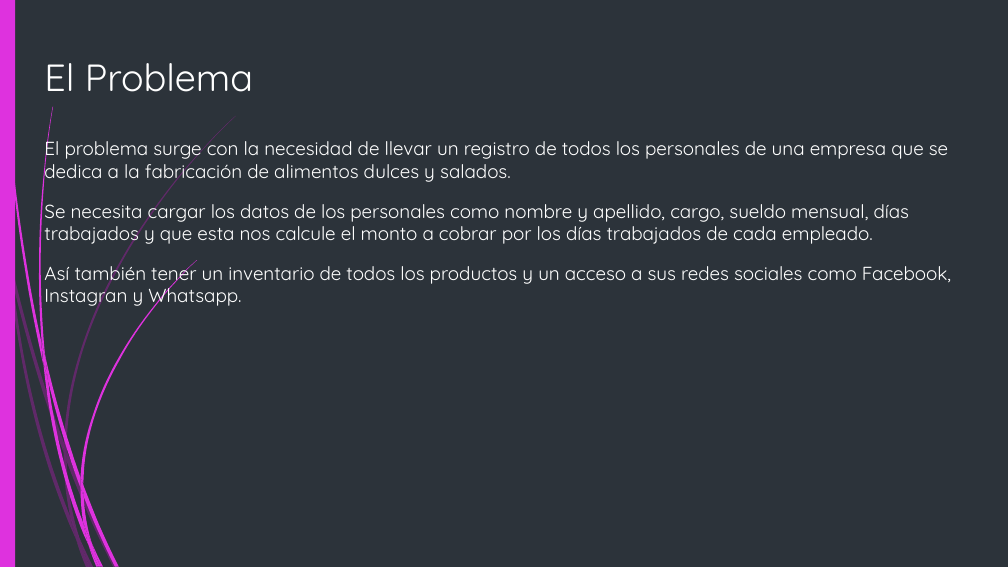
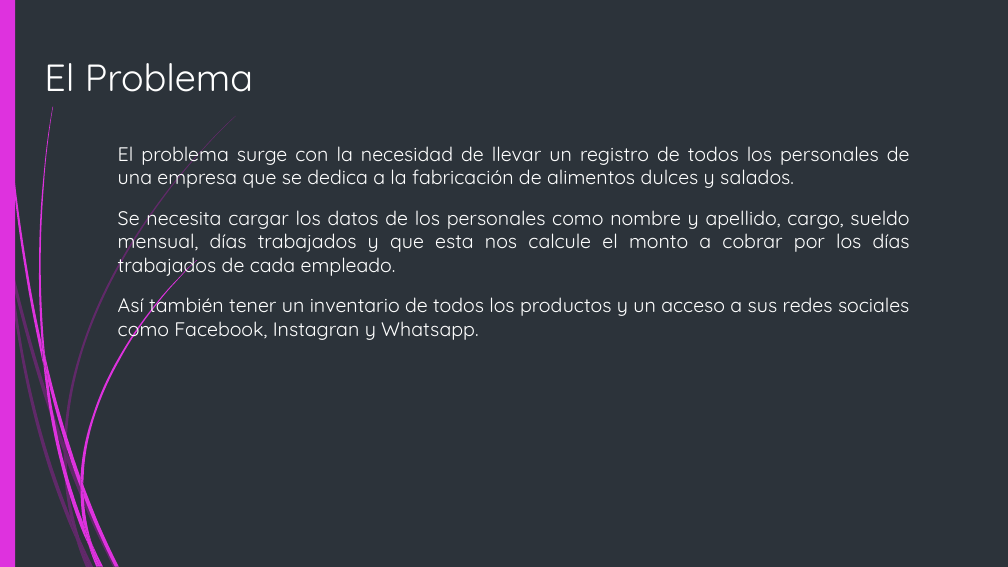
Before and after one commit to G4BOs/PyGDelicias, a slide deck: slide 2 of Presentacion/Presentación - Proyecto Final (1).pptx. Drawn at 1008x567 pixels with LibreOffice and Linux fonts; fonts in the diff are those of the drawing. Boxes give left, top, right and bottom in pixels: in the first picture for what was removed or moved away, otherwise in the second. Text is boxed around its words. In the diff, an @@ line names an element or a change of style, - is before the commit and + after.

```diff
--- a/Presentacion/Presentación - Proyecto Final (1).pptx
+++ b/Presentacion/Presentación - Proyecto Final (1).pptx
@@ text "El problema surge con la ...": place and size @@
-text "El problema surge con la ..." at [44, 136, 951, 309]
+text "El problema surge con la ..." at [118, 146, 910, 342]
@@ text "El problema surge con la ..." at [118, 146, 910, 342]: size 13.5 to 14 pt; alignment left to justified @@
```
Also in this commit, not shown: 5 other slides changed, 2 slides added.
